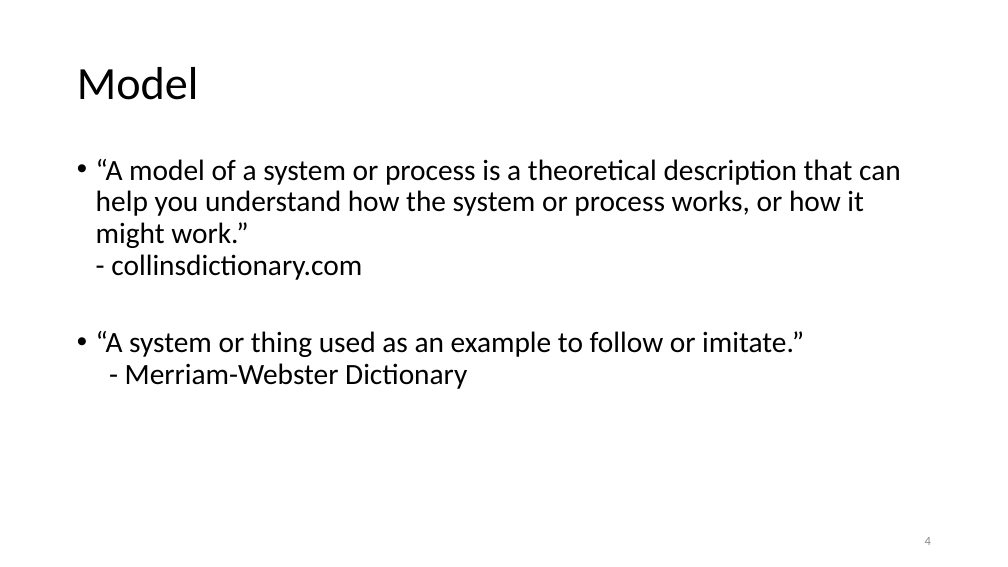
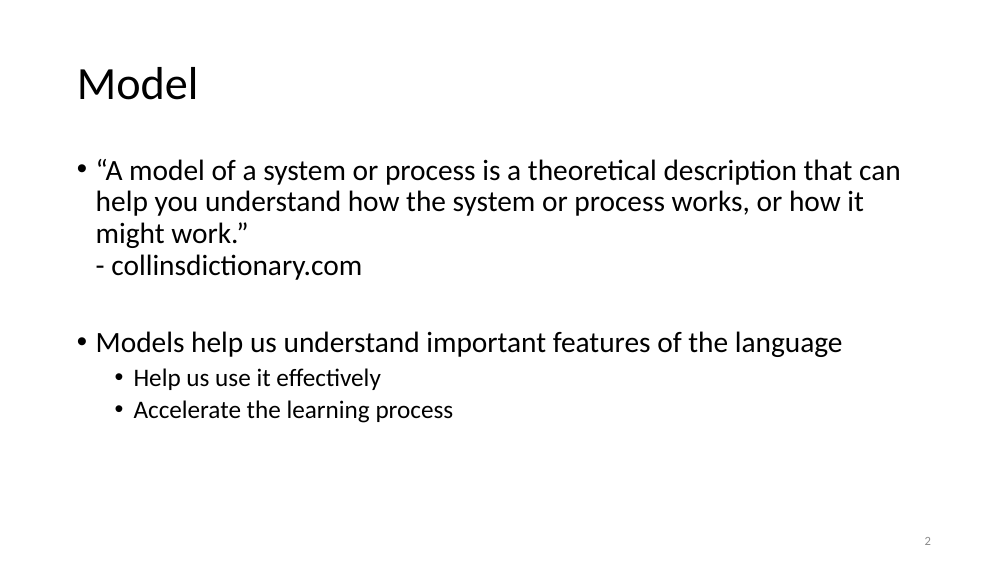
Before and after one commit to JimFawcett/JimFawcett.github.io, a slide deck: slide 2 of Resources/RustModels.pptx (slide 4 before the commit). Drawn at 1008x567 pixels with LibreOffice and Linux fonts; fonts in the diff are those of the drawing. Boxes give left, top, right and bottom in pixels: in the first picture for what was removed or moved away, otherwise in the second. Text is boxed around its words. In the diff, an @@ line names an element or a change of style, - is before the commit and + after.

Commit message:
add links, finished RustModels

```diff
--- a/Resources/RustModels.pptx
+++ b/Resources/RustModels.pptx
@@ text at [96,331,843,423]: text changed @@
-• “A system or thing used as an example to follow or imitate.”
-  - Merriam-Webster Dictionary
+• Models help us understand important features of the language
+  • Help us use it effectively
+  • Accelerate the learning process
@@ page number at [925,537,931,545]: text changed @@
-4
+2
```
Also in this commit, not shown: 21 other slides changed, 16 slides added, 13 slides removed, 9 other files.
